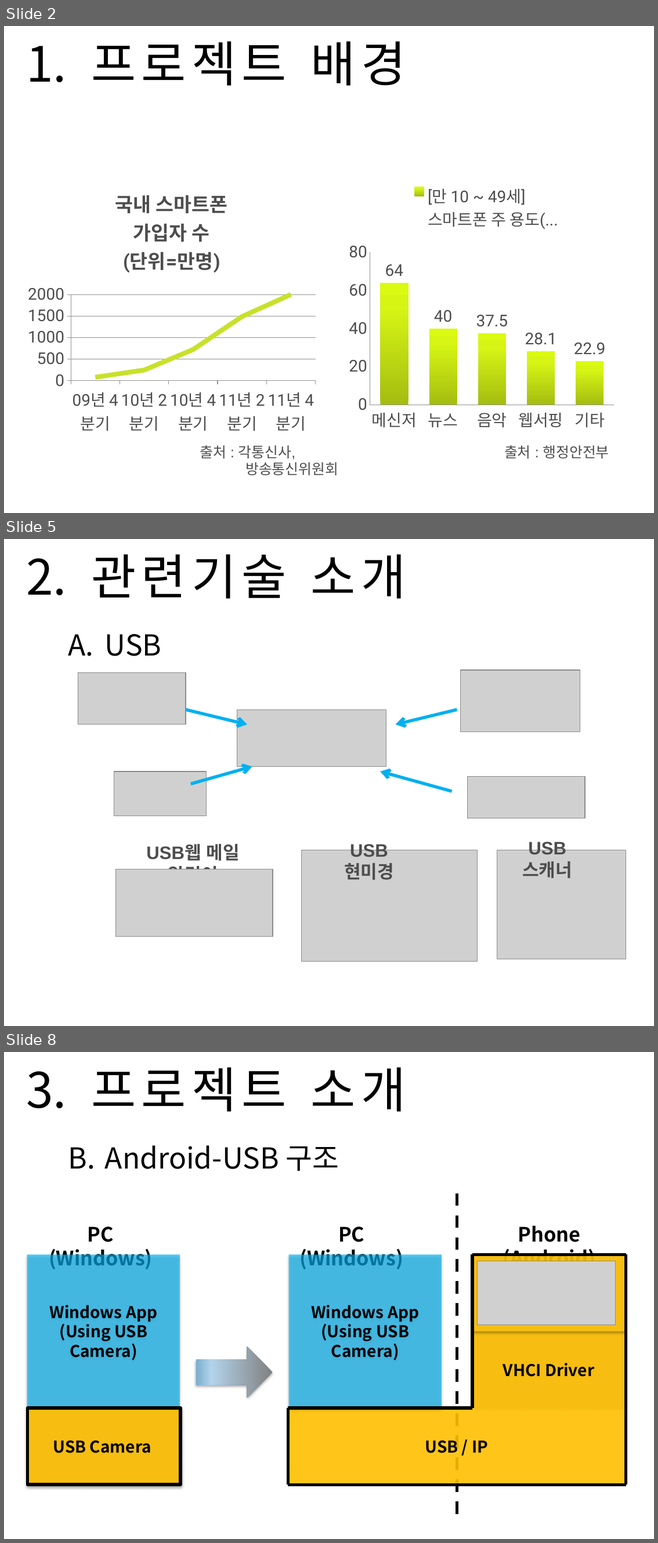
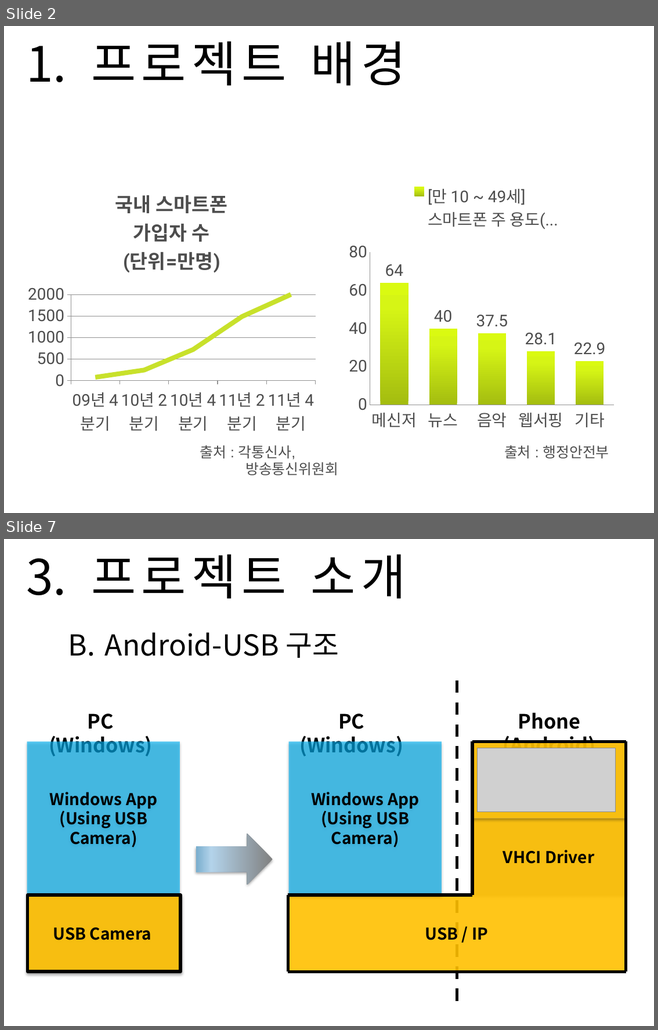
Before and after one commit to Sanghyun-Lee/Android-USB, a slide deck: Documents/presentation doc/Final Presentation/final-presentation.pptx. Shown one above the other, each under a label of ours: slides 2, 5 and 8 before the commit, slides 2 and 7 after it; the slides between them are not shown. The pictures are 658x1543 and 658x1030 pixels, drawn with LibreOffice and Linux fonts; fonts in the diff are those of the drawing; grey boxes stand for pictures; background and template pictures are left out. Boxes give left, top, right and bottom in pixels: in the first picture for what was removed or moved away, otherwise in the second. Text is boxed around its words. In the diff, an @@ line names an element or a change of style, - is before the commit and + after.

```diff
--- a/Documents/presentation doc/Final Presentation/final-presentation.pptx
+++ b/Documents/presentation doc/Final Presentation/final-presentation.pptx
@@ slide 5 removed at bbox=[4, 539, 654, 1026], background picture (left out) @@
@@ title removed at bbox=[91, 554, 405, 599] @@
-2. 관련기술 소개
@@ text removed at bbox=[105, 634, 162, 656] @@
-A. USB
@@ group removed at bbox=[78, 670, 585, 819]: 5 pictures, 4 arrows @@
@@ group removed at bbox=[116, 834, 625, 961]: 3 pictures, 3 texts @@
-USB웹 메일 알림이
-USB현미경
-USB스캐너
@@ what was slide 8 is now slide 7 @@
```
Also in this commit, not shown: 7 slides changed.
